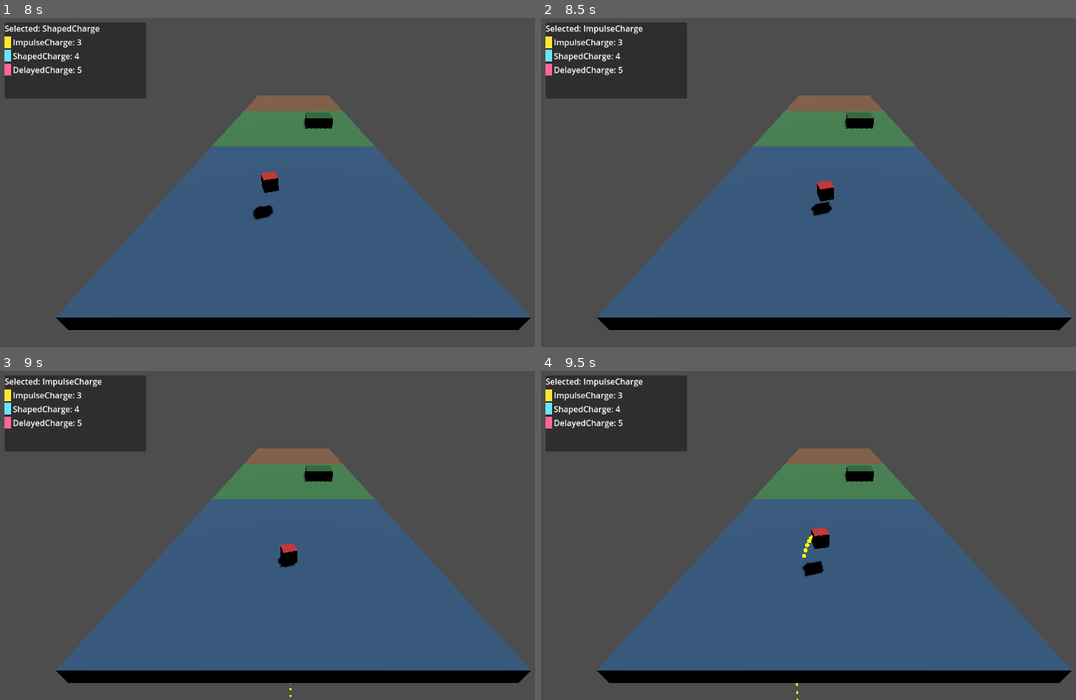
Above: before the commit, frames 1-4 (two rows, left to right).
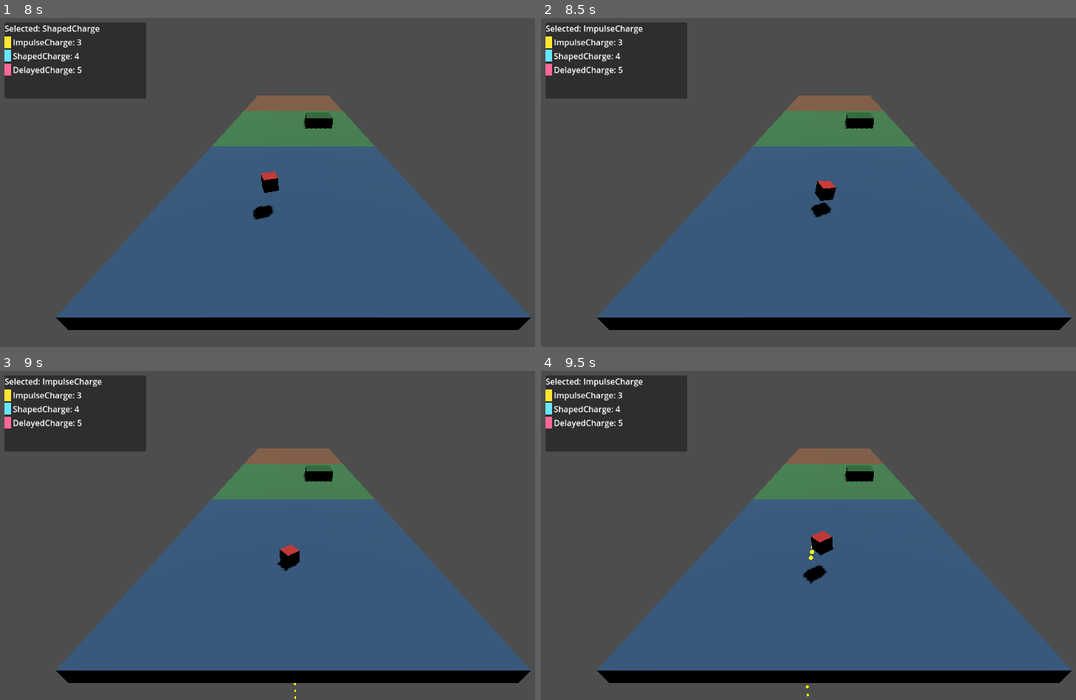
Above: after the commit, the same moments.

Repository: dfrer/BlastCave
Game: Godot game, scene res://scenes/main.tscn
Same seed, same stepped clock (60 frames per second), same inputs: the game is played once before the commit and once after it.
Inputs (mouse positions are in pixels of both pictures, inside the frame that each line leads up to):
- Up to frame 1 (8 s): tap Enter at 0.5, 4.25, 5.85 s; move the mouse to (422, 166) at 0.52 s; hold D (move_right) 0.53-1.28 s; tap E at 0.6, 7.35 s; click (422, 166) at 0.67 s; tap Space (move_jump) at 0.77, 1.52, 2.75, 3.02, 3.77, 4.52, 6.02, 6.77, 7.52 s; move the mouse to (176, 198) at 1.27 s; hold S (move_back) 1.28-2.03 s; tap Q at 1.35 s; move the mouse to (353, 110) at 2.02 s; hold D (move_right) 2.03-2.78 s; tap 1 at 2.1 s; move the mouse to (262, 248) at 2.77 s; hold W (move_forward) 2.78-3.53 s; tap 2 at 2.85 s; click (262, 248) at 2.92 s; move the mouse to (470, 231) at 3.52 s; hold A (move_left) 3.53-5.03 s; tap 3 at 3.6 s; move the mouse to (117, 133) at 4.27 s; tap 4 at 4.35 s; move the mouse to (321, 182) at 5.02 s; hold S (move_back) 5.03-5.78 s; tap 5 at 5.1 s; click (321, 182) at 5.17 s; move the mouse to (203, 96) at 5.77 s; hold D (move_right) 5.78-6.53 s; move the mouse to (422, 166) at 6.52 s; hold W (move_forward) 6.53-7.28 s; hold F 6.53-7.28 s; move the mouse to (176, 198) at 7.27 s; hold D (move_right) from 7.28 s (still down); click (176, 198) at 7.42 s
- Up to frame 2 (8.5 s): move the mouse to (894, 110) at 8.02 s; release D (move_right) at 8.03 s; hold S (move_back) from 8.03 s (still down); tap Q at 8.1 s
- Up to frame 3 (9 s): move the mouse to (262, 601) at 8.77 s; release S (move_back) at 8.78 s; hold A (move_left) from 8.78 s (still down); tap 1 at 8.85 s
- Up to frame 4 (9.5 s): keep holding A (move_left); tap Space (move_jump) at 9.02 s

Frame 1 is identical in both runs. In frame 2, less than 0.1% of the frame differs, in the area x 50-56%, y 49-61%; in frame 3, 0.1%; in frame 4, 0.4%, in the area x 47-55%, y 47-100%.

Commit message:
Add basic enemy with chase and blast knockback

Diff:
--- /dev/null
+++ b/scenes/enemies/basic_enemy.tscn
@@ -0,0 +1,19 @@
+[gd_scene load_steps=4 format=3]
+
+[ext_resource type="Script" path="res://scripts/enemies/basic_enemy.gd" id="1_script"]
+
+[sub_resource type="StandardMaterial3D" id="StandardMaterial3D_1"]
+albedo_color = Color(0.2, 0.6, 0.85, 1)
+
+[sub_resource type="CapsuleShape3D" id="CapsuleShape3D_1"]
+height = 1.4
+radius = 0.4
+
+[node name="BasicEnemy" type="CharacterBody3D"]
+script = ExtResource("1_script")
+
+[node name="CollisionShape3D" type="CollisionShape3D" parent="."]
+shape = SubResource("CapsuleShape3D_1")
+
+[node name="Mesh" type="CSGCapsule3D" parent="."]
+material = SubResource("StandardMaterial3D_1")
--- a/scenes/levels/room_02_traversal.tscn
+++ b/scenes/levels/room_02_traversal.tscn
@@ -1,4 +1,6 @@
-[gd_scene load_steps=5 format=3]
+[gd_scene load_steps=6 format=3]
+
+[ext_resource type="PackedScene" path="res://scenes/enemies/basic_enemy.tscn" id="1_enemy"]
 
 [sub_resource type="StandardMaterial3D" id="StandardMaterial3D_1"]
 albedo_color = Color(0.25, 0.5, 0.3, 1)
@@ -38,3 +40,9 @@
 
 [node name="Exit" type="Marker3D" parent="."]
 transform = Transform3D(1, 0, 0, 0, 1, 0, 0, 0, 1, 0, 1, -10)
+
+[node name="BasicEnemy" parent="." instance=ExtResource("1_enemy")]
+transform = Transform3D(1, 0, 0, 0, 1, 0, 0, 0, 1, -5, 1, 0)
+
+[node name="BasicEnemy2" parent="." instance=ExtResource("1_enemy")]
+transform = Transform3D(1, 0, 0, 0, 1, 0, 0, 0, 1, 5, 1, -4)
--- /dev/null
+++ b/scripts/enemies/basic_enemy.gd
@@ -0,0 +1,40 @@
+extends CharacterBody3D
+
+@export var move_speed: float = 3.5
+@export var acceleration: float = 10.0
+@export var knockback_multiplier: float = 1.0
+@export var stun_duration: float = 1.0
+
+var blast_response: float = 1.0
+var _stun_timer: float = 0.0
+var _target: Node3D
+
+func _ready() -> void:
+	_target = get_tree().get_root().find_child("PlayerObject", true, false)
+
+func _physics_process(delta: float) -> void:
+	if not _target:
+		_target = get_tree().get_root().find_child("PlayerObject", true, false)
+
+	if _stun_timer > 0.0:
+		_stun_timer = maxf(_stun_timer - delta, 0.0)
+		velocity = velocity.move_toward(Vector3.ZERO, acceleration * delta)
+		move_and_slide()
+		return
+
+	if _target:
+		var dir = _target.global_position - global_position
+		dir.y = 0.0
+		if dir.length() > 0.1:
+			var desired_velocity = dir.normalized() * move_speed
+			velocity = velocity.move_toward(desired_velocity, acceleration * delta)
+		else:
+			velocity = velocity.move_toward(Vector3.ZERO, acceleration * delta)
+	else:
+		velocity = velocity.move_toward(Vector3.ZERO, acceleration * delta)
+
+	move_and_slide()
+
+func apply_blast_impulse(impulse: Vector3) -> void:
+	velocity += impulse * knockback_multiplier
+	_stun_timer = stun_duration
--- a/scripts/explosives/explosive_base.gd
+++ b/scripts/explosives/explosive_base.gd
@@ -17,7 +17,7 @@
 	var results = space_state.intersect_shape(query)
 	for result in results:
 		var collider = result.get("collider")
-		if collider is RigidBody3D:
+		if collider:
 			var impulse = calculate_impulse(collider.global_position)
 			if impulse != Vector3.ZERO:
 				var response = 1.0
@@ -26,7 +26,11 @@
 				elif collider.has_meta("blast_response"):
 					response = collider.get_meta("blast_response")
 
-				collider.apply_central_impulse(impulse * response)
+				var final_impulse = impulse * response
+				if collider is RigidBody3D:
+					collider.apply_central_impulse(final_impulse)
+				elif collider.has_method("apply_blast_impulse"):
+					collider.apply_blast_impulse(final_impulse)
 
 # Virtual method to be overridden by subclasses
 func calculate_impulse(target_pos: Vector3) -> Vector3:
